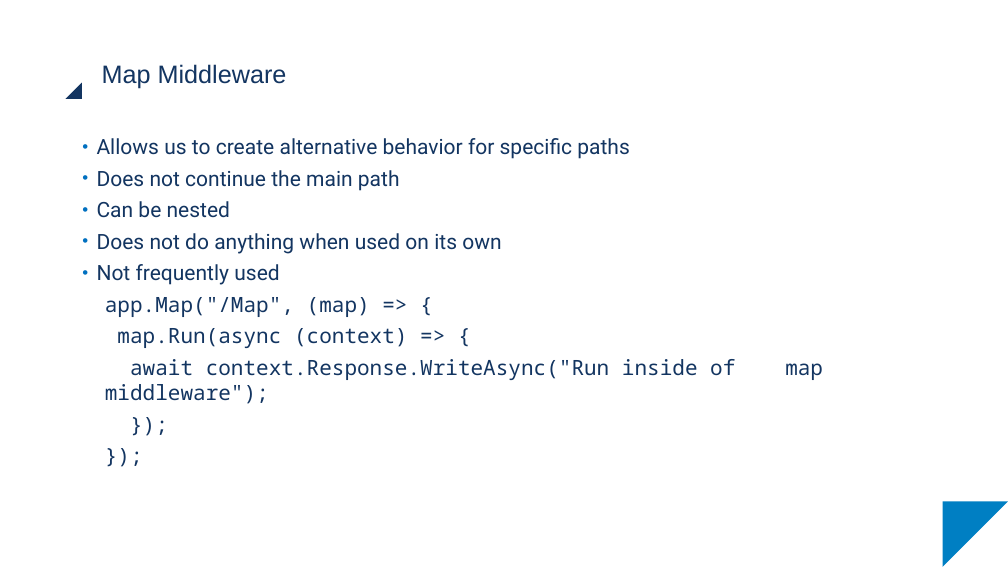
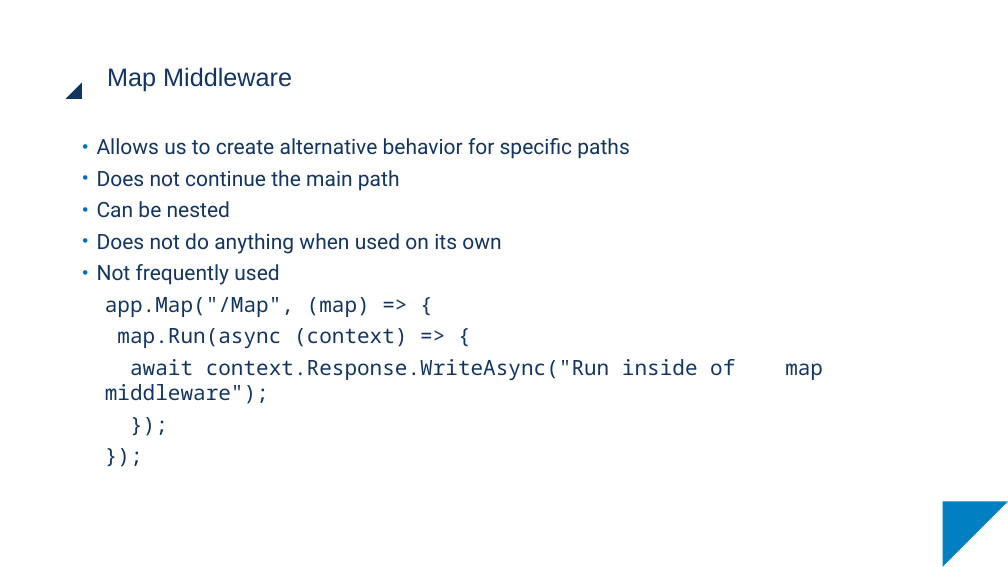
Before and after one commit to scolapicchioni/razorhybrid, a slide deck: slide 16 of Slides/Razor_03.pptx. Drawn at 1008x567 pixels with LibreOffice and Linux fonts; fonts in the diff are those of the drawing. Boxes give left, top, right and bottom in pixels: in the first picture for what was removed or moved away, otherwise in the second. Text is boxed around its words. In the diff, an @@ line names an element or a change of style, - is before the commit and + after.

```diff
--- a/Slides/Razor_03.pptx
+++ b/Slides/Razor_03.pptx
@@ title "Map Middleware" moved from (x1=102, y1=64, x2=287, y2=89) to (x1=107, y1=67, x2=292, y2=91) @@
```
Also in this commit, not shown: 2 other slides changed, 39 other files.
